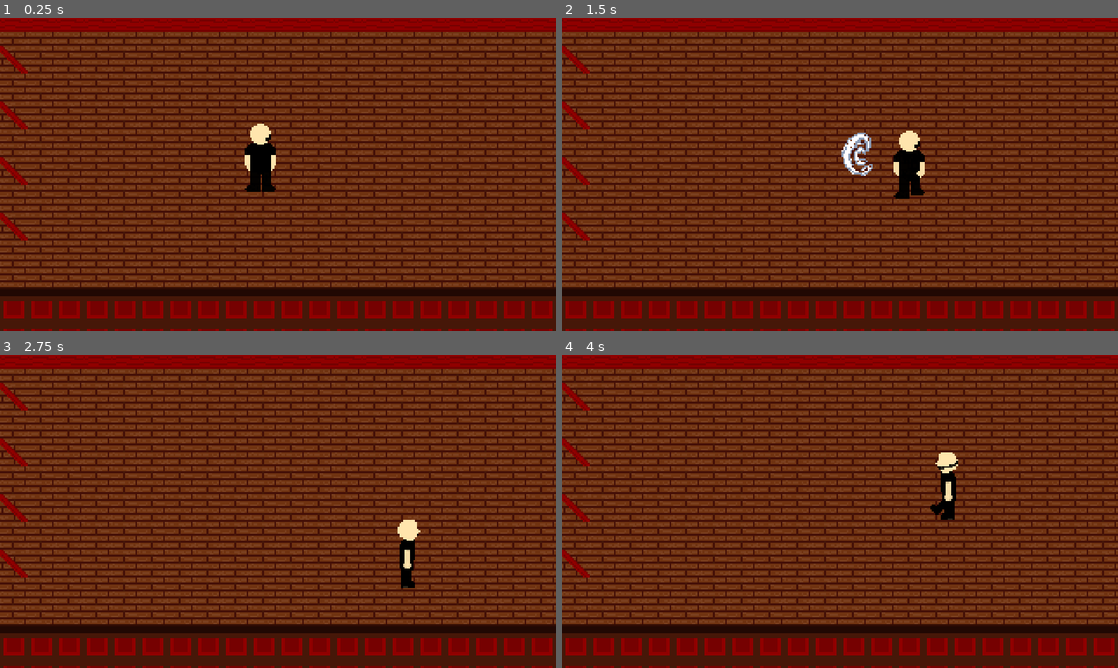
Above: before the commit, frames 1-4 (two rows, left to right).
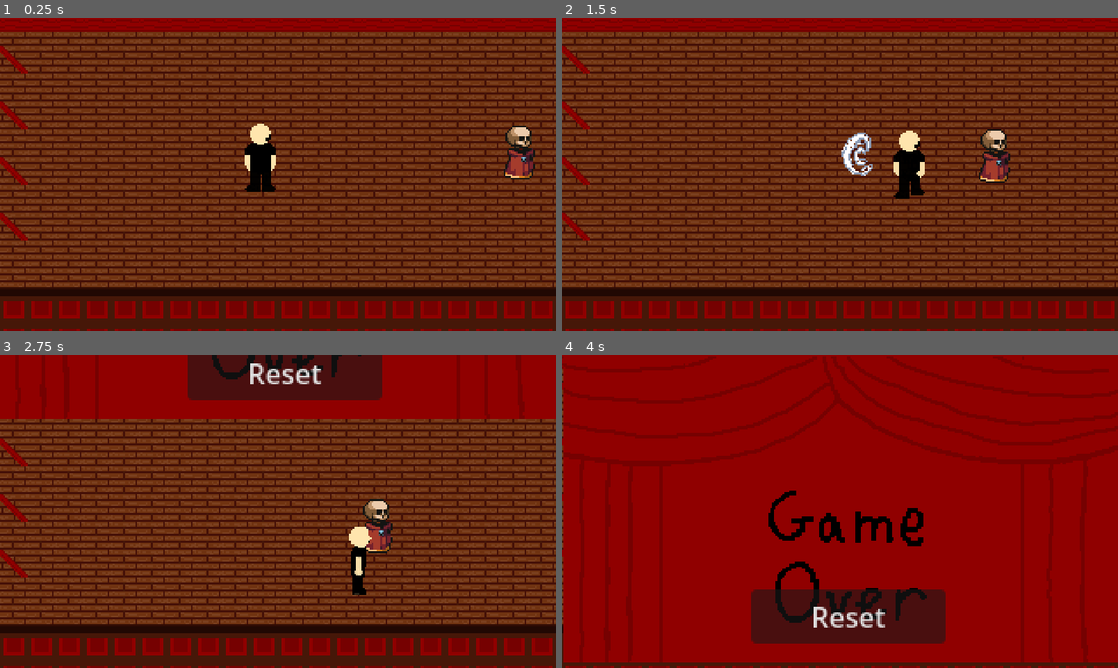
Above: after the commit, the same moments.

Repository: therritt/theater_game_v1
Game: Godot game, scene res://scenes/world.tscn
Two runs of this game, one before a commit and one after it. Both use one fixed random seed, a clock stepped at 60 frames per second and the inputs below.
Inputs (mouse positions are in pixels of both pictures, inside the frame that each line leads up to):
- Up to frame 1 (0.25 s): no input
- Up to frame 2 (1.5 s): move the mouse to (962, 158) at 0.52 s; press the mouse at (962, 158) at 0.53 s; hold D (right) 0.53-1.28 s; move the mouse to (728, 190) at 1.27 s; release the mouse at (728, 190) at 1.28 s; hold S (down) from 1.28 s (still down); click (728, 190) at 1.35 s
- Up to frame 3 (2.75 s): move the mouse to (333, 442) at 2.02 s; release S (down) at 2.03 s; press the mouse at (333, 442) at 2.03 s; hold D (right) from 2.03 s (still down)
- Up to frame 4 (4 s): move the mouse to (812, 574) at 2.77 s; release D (right) at 2.78 s; release the mouse at (812, 574) at 2.78 s; hold W (up) 2.78-3.53 s; click (812, 574) at 2.85 s; move the mouse to (1006, 558) at 3.52 s; press the mouse at (1006, 558) at 3.53 s; hold A (left) from 3.53 s (still down)

The runs differ from the first frame. In frame 1, 0.8% of the frame differs, in the area x 90-97%, y 34-52%; in frame 2, 0.8%; in frame 3, 20%; in frame 4, 91%, in the area x 0-100%, y 0-99%.

Commit message:
added new mask

Diff:
--- a/scenes/rooms/room_1.tscn
+++ b/scenes/rooms/room_1.tscn
@@ -5,6 +5,9 @@
 [ext_resource type="Texture2D" uid="uid://ujbb651by24q" path="res://art/objects/objects.png" id="3_p8nu4"]
 [ext_resource type="Texture2D" uid="uid://ck42y6q5ia2ad" path="res://art/tiles/Tiles - Copy.png" id="4_p8nu4"]
 [ext_resource type="Texture2D" uid="uid://crj2f8tv2dvpk" path="res://art/tiles/Tiles.png" id="4_wodat"]
+[ext_resource type="PackedScene" uid="uid://bj7vsikc4ecob" path="res://scenes/mask_pickup.tscn" id="6_y5lrh"]
+[ext_resource type="Resource" uid="uid://kru143iyvitr" path="res://masks/phantom/phantom_mask.tres" id="7_ow1e4"]
+[ext_resource type="PackedScene" uid="uid://eqj5juqi2ue3" path="res://scenes/enemies/floaty_head.tscn" id="8_wtcj1"]
 
 [sub_resource type="TileSetAtlasSource" id="TileSetAtlasSource_p8nu4"]
 texture = ExtResource("1_fbq1s")
@@ -130,3 +133,10 @@
 [node name="grass_layer2" type="TileMapLayer" parent="tilemap" unique_id=1018516300]
 tile_map_data = PackedByteArray("AAAAAAAAAwACAAAAAAAAAAEABAADAAAAABAAAAIAAwABAAAAAAAAAAMABAADAAAAABAAAAQAAwABAAAAAAAAAAUABAADAAAAABAAAAYAAwABAAAAAAAAAAcABAADAAAAABAAAAgAAwABAAAAAAAAAAkAAwAEAAAAAAA=")
 tile_set = SubResource("TileSet_ow1e4")
+
+[node name="MaskPickup" parent="." unique_id=1578793672 instance=ExtResource("6_y5lrh")]
+position = Vector2(44, 76)
+mask = ExtResource("7_ow1e4")
+
+[node name="FloatyHead" parent="." unique_id=1279586487 instance=ExtResource("8_wtcj1")]
+position = Vector2(310, 95)
Binary file changed: art/objects/Masks.png
